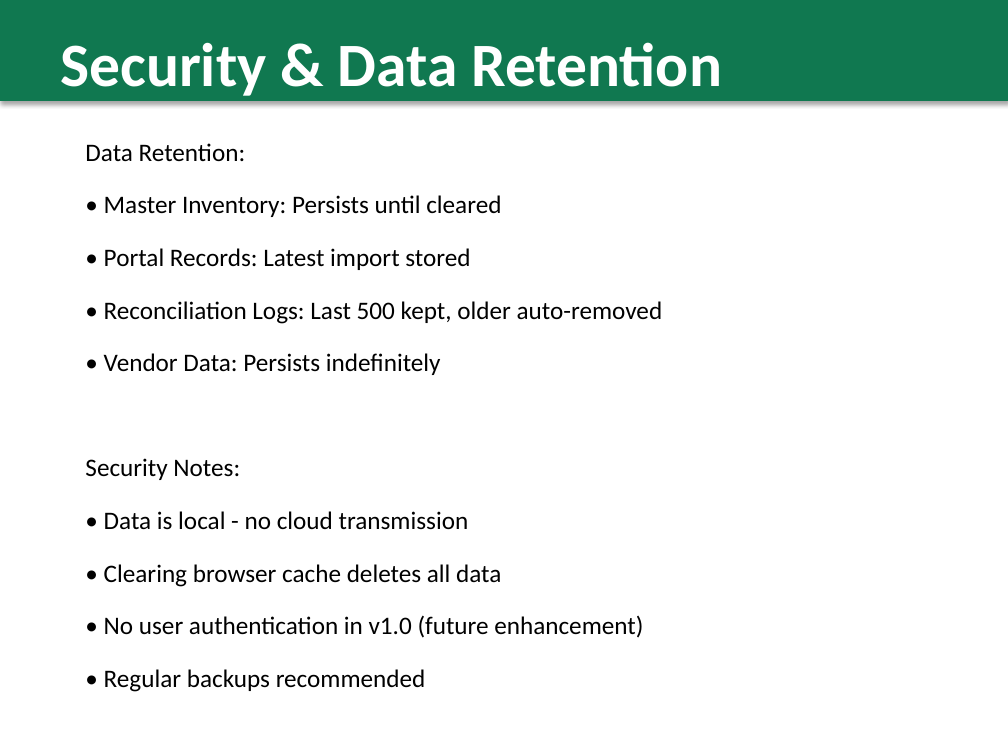
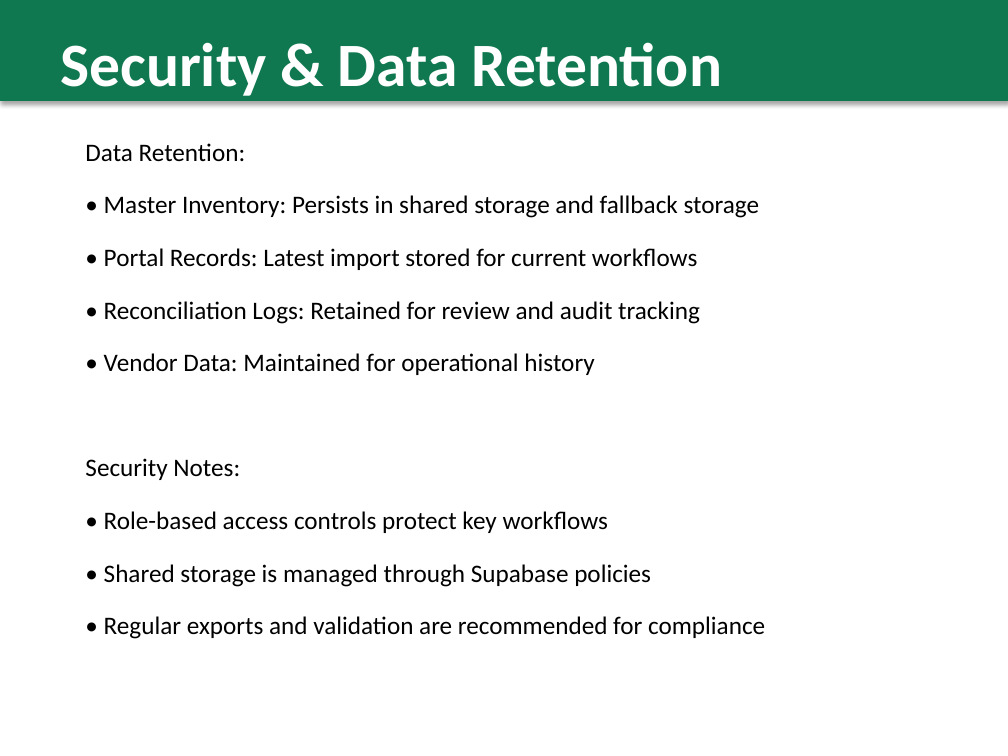
Before and after one commit to bigzylj-ux/omnipay-inventory, a slide deck: slide 17 of OmniPay_System_Presentation.pptx. Drawn at 1008x756 pixels with LibreOffice and Linux fonts; fonts in the diff are those of the drawing. Boxes give left, top, right and bottom in pixels: in the first picture for what was removed or moved away, otherwise in the second. Text is boxed around its words. In the diff, an @@ line names an element or a change of style, - is before the commit and + after.

Commit message:
Major Update: The application now prefers **Supabase** for shared cross-user visibility and uses IndexedDB as a fallback when remote access is unavailable

```diff
--- a/OmniPay_System_Presentation.pptx
+++ b/OmniPay_System_Presentation.pptx
@@ text at (104, 195, 760, 375): text changed @@
-• Master Inventory: Persists until cleared
-• Portal Records: Latest import stored
-• Reconciliation Logs: Last 500 kept, older auto-removed
-• Vendor Data: Persists indefinitely
+• Master Inventory: Persists in shared storage and fallback storage
+• Portal Records: Latest import stored for current workflows
+• Reconciliation Logs: Retained for review and audit tracking
+• Vendor Data: Maintained for operational history
@@ text at (104, 511, 765, 639): text changed @@
-• Data is local - no cloud transmission
-• Clearing browser cache deletes all data
-• No user authentication in v1.0 (future enhancement)
-• Regular backups recommended
+• Role-based access controls protect key workflows
+• Shared storage is managed through Supabase policies
+• Regular exports and validation are recommended for compliance
```
Also in this commit, not shown: 5 other slides changed, 9 other files.
